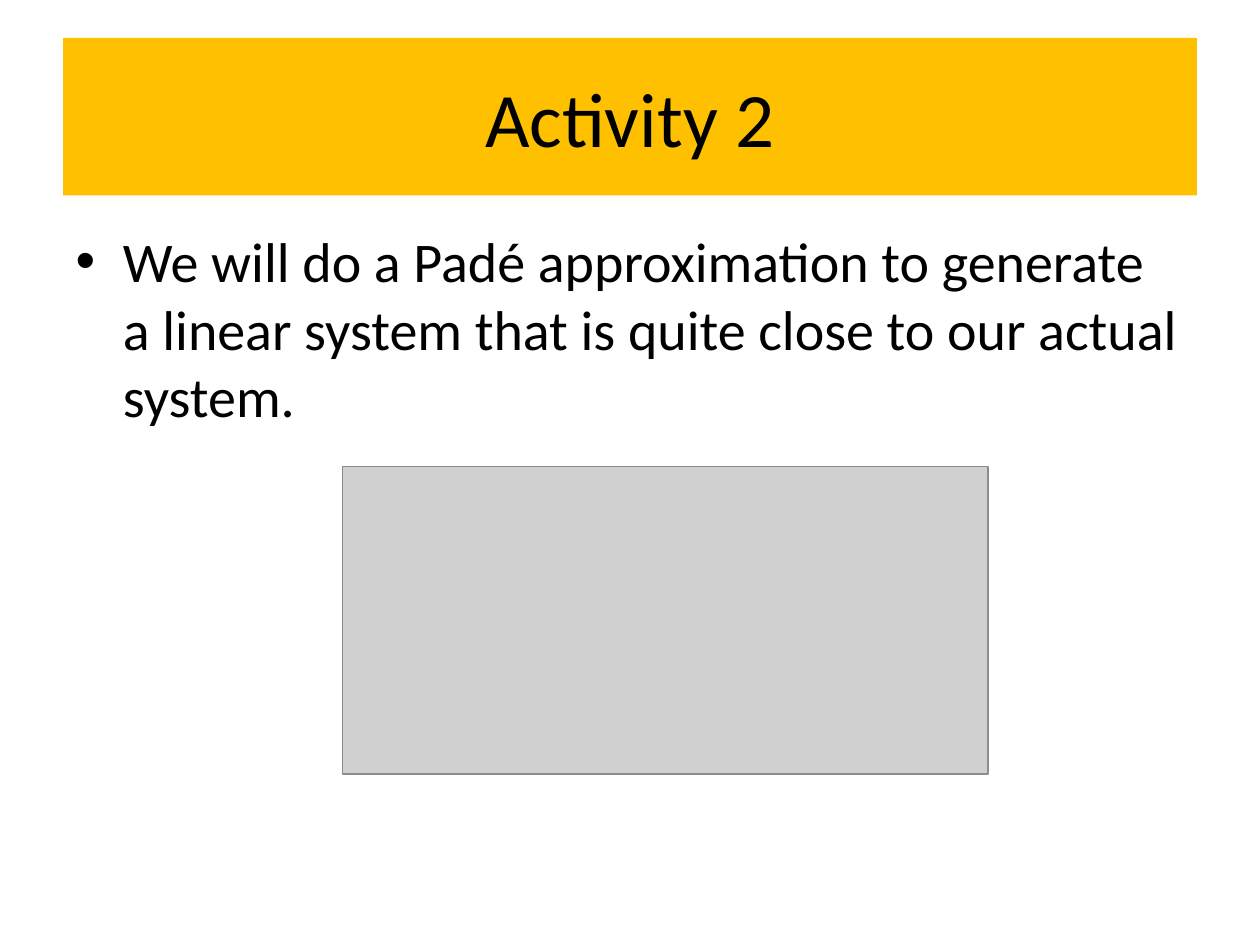
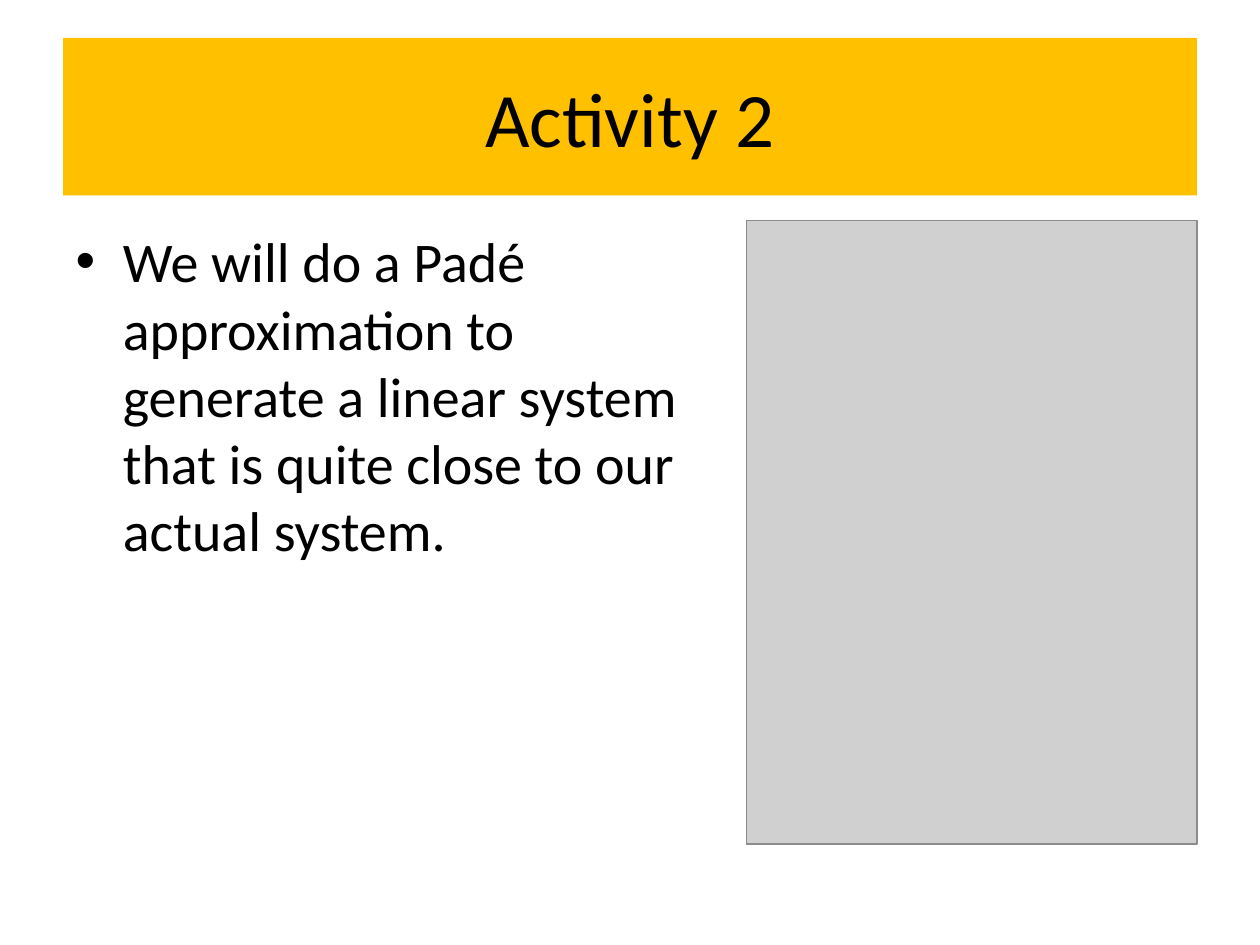
Before and after one commit to auralius/up_temperature_control_device, a slide deck: slide 6 of Activities/Presentations/Lab 3.pptx. Drawn at 1260x945 pixels with LibreOffice and Linux fonts; fonts in the diff are those of the drawing; grey boxes stand for pictures. Boxes give left, top, right and bottom in pixels: in the first picture for what was removed or moved away, otherwise in the second. Text is boxed around its words. In the diff, an @@ line names an element or a change of style, - is before the commit and + after.

```diff
--- a/Activities/Presentations/Lab 3.pptx
+++ b/Activities/Presentations/Lab 3.pptx
@@ text "We will do a Padé ..." rewrapped from (123, 243, 1176, 426) to (123, 243, 677, 560) @@
@@ picture added at (747, 220, 1197, 844) @@
@@ picture removed at (343, 466, 989, 774) @@
```
Also in this commit, not shown: 4 other files.
